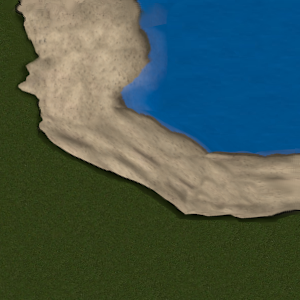
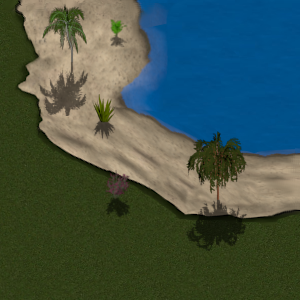
Two versions of the same layered image (300x300). Layer-by-layer changes:
added layer "baum_schatten0001.png#10" above "baum_schatten0001.png copy#4" over [186, 131, 248, 251]
added layer "baum_schatten0001.png copy#4" above "baum_schatten0001.png#6" over [92, 94, 116, 140]
added layer "baum_schatten0001.png#6" above "vgf3jzm0.bmp copy" over [109, 19, 128, 47]
added layer "vgf3jzm0.bmp copy" above "Background copy#26" over [38, 3, 89, 116]
added layer "Background copy#26" above "Background" over [105, 169, 131, 218]
